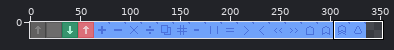
Pixel-art file -- Images/block_spritesheet.aseprite. Above, an overview of the earlier version with the close-up marked.
Close-up. Old version:
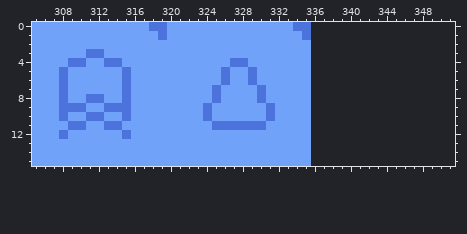
336x16 pixels, 1 frame. Shown: x 305..351, y 0..15. The old version is drawn lined up with the new one, on the new canvas. The commit also changed other parts of the picture, which this record leaves out.
And afterwards:
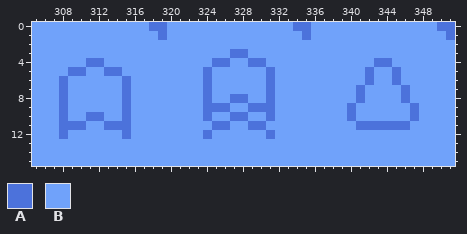
Palette (. is transparent): A #4c72db  B #70a2fa
The edit:
canvas 336x16 -> 352x16
Changed rows in their new state; - is an unchanged pixel.
first column x 308:
 0 ----------------------------BBBBBBBBBBBBBBAA
 1 ----------------------------BBBBBBBBBBBBBBBA
 2 ----------------------------BBBBBBBBBBBBBBBB
 3 ---BB--------------AA-------BBBBBBBBBBBBBBBB
 4 -BBAABB----------AABBAA-----BBBBBBBAABBBBBBB
 5 BAA--AAB--------A-B--B-A----BBBBBBABBABBBBBB
 6 ----------------A-B--B-A----BBBBBBABBABBBBBB
 7 ----------------AB----BA----BBBBBABBBBABBBBB
 8 ---BB-----------AB-AA-BA----BBBBBABBBBABBBBB
 9 -BB--BB----------AA--AA-----BBBBABBBBBBABBBB
10 -------------------AA-------BBBBABBBBBBABBBB
11 A------A-----------BB-------BBBBBAAAAAABBBBB
12 ----------------A------A----BBBBBBBBBBBBBBBB
13 ----------------------------BBBBBBBBBBBBBBBB
14 ----------------------------BBBBBBBBBBBBBBBB
15 ----------------------------BBBBBBBBBBBBBBBB
